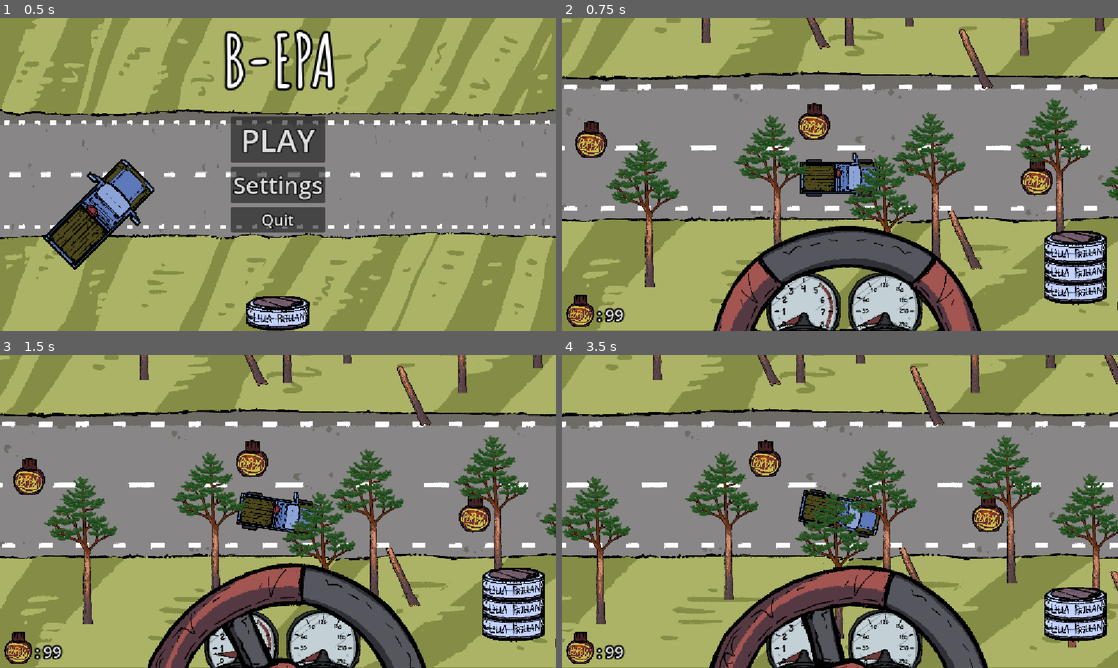
Above: before the commit, frames 1-4 (two rows, left to right).
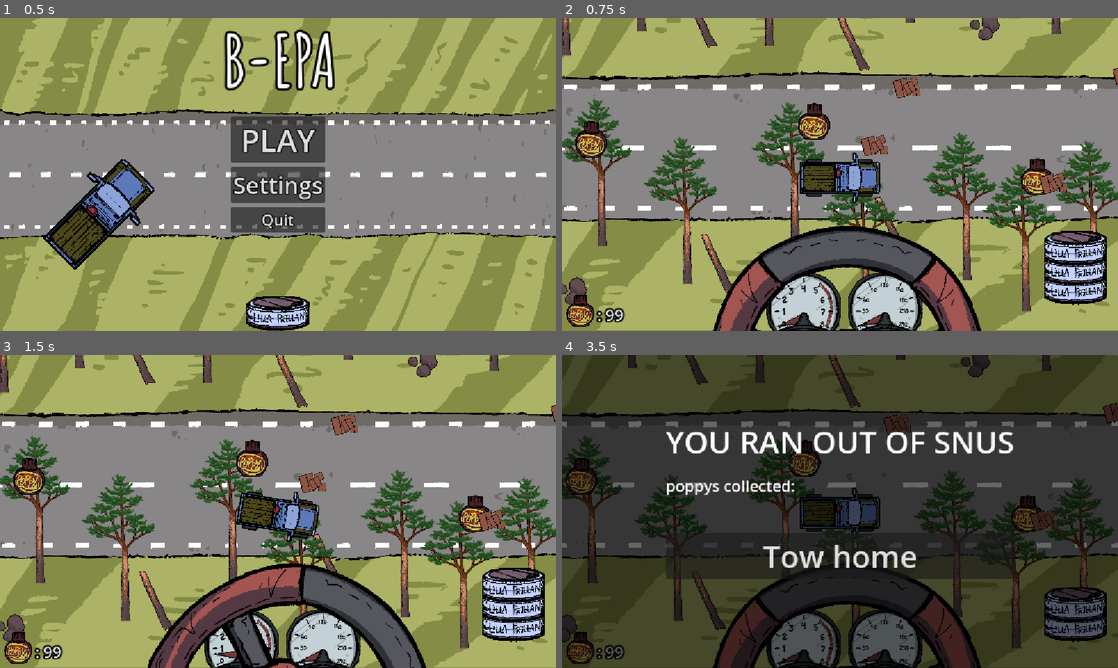
Above: after the commit, the same moments.

Repository: midenfors/project-epa
Game: Godot game, scene res://Scenes/UI/main_menu.tscn
Two runs of this game, one before a commit and one after it. Both use one fixed random seed, a clock stepped at 60 frames per second and the inputs below. The engine's default icon, where the game draws it, is replaced by a stand-in: a white triangle on a blue panel in a dark square.
Inputs:
- Up to frame 1 (0.5 s): no input
- Up to frame 2 (0.75 s): click "PLAY" at 0.5 s
- Up to frame 3 (1.5 s): tap Enter at 1.25 s; hold S (Turn Right) from 1.28 s (still down); hold Space (Boost) from 1.28 s (still down)
- Up to frame 4 (3.5 s): release S (Turn Right) at 2.03 s; release Space (Boost) at 2.03 s; hold W (Turn Left) 2.03-2.78 s; tap Shift (Break) at 2.1 s; hold S (Turn Right) from 2.78 s (still down); tap 0 at 2.85 s

Frame 1 is identical in both runs. In frame 2, 18% of the frame differs, in the area x 0-100%, y 0-94%; in frame 3, 18%; in frame 4, 95%, in the area x 0-100%, y 0-100%.

Commit message:
added forest and other obstacle functions

Diff:
--- /dev/null
+++ b/Scenes/forest.tscn
@@ -0,0 +1,132 @@
+[gd_scene format=3 uid="uid://bdcxmevnwt6k0"]
+
+[ext_resource type="PackedScene" uid="uid://cq7mavo41v6b6" path="res://Scenes/tree_trunk.tscn" id="1_t7h48"]
+[ext_resource type="PackedScene" uid="uid://oyg412rbjmdr" path="res://Scenes/standing_tree.tscn" id="2_8hnfc"]
+[ext_resource type="PackedScene" uid="uid://cnk2tarlghxj4" path="res://Scenes/stones.tscn" id="3_8hnfc"]
+
+[node name="Forest" type="Node2D" unique_id=222415836]
+
+[node name="Obstacle10" parent="." unique_id=372518061 instance=ExtResource("1_t7h48")]
+position = Vector2(1087, 345)
+
+[node name="Obstacle11" parent="." unique_id=1289382949 instance=ExtResource("1_t7h48")]
+position = Vector2(1713, 414)
+
+[node name="Obstacle12" parent="." unique_id=1111228892 instance=ExtResource("1_t7h48")]
+position = Vector2(2227, 305)
+
+[node name="Obstacle13" parent="." unique_id=264388380 instance=ExtResource("1_t7h48")]
+position = Vector2(635, -309)
+
+[node name="Obstacle14" parent="." unique_id=444014656 instance=ExtResource("1_t7h48")]
+position = Vector2(3325, -298)
+
+[node name="Obstacle15" parent="." unique_id=2109216269 instance=ExtResource("1_t7h48")]
+position = Vector2(1659, -313)
+
+[node name="Obstacle16" parent="." unique_id=1330132708 instance=ExtResource("1_t7h48")]
+position = Vector2(2111, -244)
+
+[node name="Standing_Tree" parent="." unique_id=556551997 instance=ExtResource("2_8hnfc")]
+position = Vector2(747, -229)
+
+[node name="Standing_Tree2" parent="." unique_id=1571813767 instance=ExtResource("2_8hnfc")]
+position = Vector2(924, -288)
+
+[node name="Standing_Tree3" parent="." unique_id=525823162 instance=ExtResource("2_8hnfc")]
+position = Vector2(1264, -202)
+
+[node name="Standing_Tree4" parent="." unique_id=1183126253 instance=ExtResource("2_8hnfc")]
+position = Vector2(1488, -275)
+
+[node name="Standing_Tree5" parent="." unique_id=861320933 instance=ExtResource("2_8hnfc")]
+position = Vector2(1866, -230)
+
+[node name="Standing_Tree6" parent="." unique_id=544937270 instance=ExtResource("2_8hnfc")]
+position = Vector2(2282, -299)
+
+[node name="Standing_Tree7" parent="." unique_id=720211816 instance=ExtResource("2_8hnfc")]
+position = Vector2(535, 411)
+
+[node name="Standing_Tree8" parent="." unique_id=601985887 instance=ExtResource("2_8hnfc")]
+position = Vector2(861, 528)
+
+[node name="Standing_Tree9" parent="." unique_id=1388536694 instance=ExtResource("2_8hnfc")]
+position = Vector2(1004, 401)
+
+[node name="Standing_Tree10" parent="." unique_id=8988662 instance=ExtResource("2_8hnfc")]
+position = Vector2(1371, 361)
+
+[node name="Standing_Tree11" parent="." unique_id=1033937597 instance=ExtResource("2_8hnfc")]
+position = Vector2(1624, 475)
+
+[node name="Standing_Tree12" parent="." unique_id=2062487555 instance=ExtResource("2_8hnfc")]
+position = Vector2(1943, 371)
+
+[node name="Standing_Tree13" parent="." unique_id=2076954390 instance=ExtResource("2_8hnfc")]
+position = Vector2(2152, 548)
+
+[node name="Standing_Tree14" parent="." unique_id=1029460498 instance=ExtResource("2_8hnfc")]
+position = Vector2(2451, 462)
+
+[node name="Standing_Tree15" parent="." unique_id=964854341 instance=ExtResource("2_8hnfc")]
+position = Vector2(172, -325)
+
+[node name="Standing_Tree16" parent="." unique_id=1947958251 instance=ExtResource("2_8hnfc")]
+position = Vector2(323, -239)
+
+[node name="Standing_Tree17" parent="." unique_id=1955571698 instance=ExtResource("2_8hnfc")]
+position = Vector2(156, 483)
+
+[node name="Standing_Tree18" parent="." unique_id=232231254 instance=ExtResource("2_8hnfc")]
+position = Vector2(2626, 555)
+
+[node name="Standing_Tree19" parent="." unique_id=530188675 instance=ExtResource("2_8hnfc")]
+position = Vector2(2827, 485)
+
+[node name="Standing_Tree20" parent="." unique_id=1735161396 instance=ExtResource("2_8hnfc")]
+position = Vector2(3309, 566)
+
+[node name="Standing_Tree21" parent="." unique_id=811759981 instance=ExtResource("2_8hnfc")]
+position = Vector2(3530, 488)
+
+[node name="Standing_Tree22" parent="." unique_id=1443774003 instance=ExtResource("2_8hnfc")]
+position = Vector2(2714, -265)
+
+[node name="Standing_Tree23" parent="." unique_id=1284717379 instance=ExtResource("2_8hnfc")]
+position = Vector2(2945, -245)
+
+[node name="Standing_Tree24" parent="." unique_id=1323014968 instance=ExtResource("2_8hnfc")]
+position = Vector2(3679, -368)
+
+[node name="Standing_Tree25" parent="." unique_id=668570487 instance=ExtResource("2_8hnfc")]
+position = Vector2(3845, -298)
+
+[node name="Obstacles" type="Node" parent="." unique_id=377840540]
+
+[node name="Obstacle" parent="." unique_id=603497099 instance=ExtResource("3_8hnfc")]
+position = Vector2(3064, -335)
+
+[node name="Obstacle2" parent="." unique_id=1457714335 instance=ExtResource("3_8hnfc")]
+position = Vector2(2001, -413)
+
+[node name="Obstacle3" parent="." unique_id=1605621756 instance=ExtResource("3_8hnfc")]
+position = Vector2(859, -230)
+
+[node name="Obstacle4" parent="." unique_id=1830980184 instance=ExtResource("3_8hnfc")]
+position = Vector2(424, -416)
+
+[node name="Obstacle5" parent="." unique_id=1290470958 instance=ExtResource("3_8hnfc")]
+position = Vector2(2502, -288)
+
+[node name="Obstacle6" parent="." unique_id=2010247398 instance=ExtResource("3_8hnfc")]
+position = Vector2(3082, 319)
+
+[node name="Obstacle7" parent="." unique_id=1245252111 instance=ExtResource("3_8hnfc")]
+position = Vector2(1280, 495)
+
+[node name="Obstacle8" parent="." unique_id=812711556 instance=ExtResource("3_8hnfc")]
+position = Vector2(334, 409)
+
+[node name="Obstacle9" parent="." unique_id=710672861 instance=ExtResource("3_8hnfc")]
+position = Vector2(3717, -299)
--- a/Scenes/large_box.tscn
+++ b/Scenes/large_box.tscn
@@ -2,11 +2,14 @@
 
 [ext_resource type="Script" uid="uid://wfgps0lb6vvr" path="res://Scripts/obstacle.gd" id="1_r0kin"]
 [ext_resource type="Texture2D" uid="uid://socrblkqqltj" path="res://Assets/Art/Box 3.png" id="2_r0kin"]
+[ext_resource type="Texture2D" uid="uid://c8ug7r1tlqmvx" path="res://Assets/Art/Box 1.png" id="3_vdbs4"]
+[ext_resource type="Texture2D" uid="uid://bvck4vj8qod56" path="res://Assets/Art/Box 2.png" id="4_1eepy"]
 
 [sub_resource type="RectangleShape2D" id="RectangleShape2D_vm6d2"]
-size = Vector2(240, 206)
+size = Vector2(458.82355, 263)
 
 [node name="Obstacle" type="Area2D" unique_id=372518061]
+rotation = -0.24783675
 script = ExtResource("1_r0kin")
 speed_reduce = 150
 
@@ -15,7 +18,24 @@
 texture = ExtResource("2_r0kin")
 
 [node name="CollisionShape2D" type="CollisionShape2D" parent="." unique_id=845757294]
+position = Vector2(15.000002, 7.125)
 scale = Vector2(0.17, 0.25)
 shape = SubResource("RectangleShape2D_vm6d2")
 
+[node name="Sprite2D2" type="Sprite2D" parent="." unique_id=728454743]
+position = Vector2(40, 23)
+rotation = 0.23212878
+texture = ExtResource("3_vdbs4")
+
+[node name="Sprite2D3" type="Sprite2D" parent="." unique_id=1991130605]
+position = Vector2(39.000004, -9)
+rotation = -0.116937056
+texture = ExtResource("4_1eepy")
+
+[node name="Sprite2D4" type="Sprite2D" parent="." unique_id=1239541233]
+position = Vector2(24, 6)
+rotation = -0.23212878
+scale = Vector2(1.3, 1.3)
+texture = ExtResource("3_vdbs4")
+
 [connection signal="body_entered" from="." to="." method="_on_body_entered"]
--- a/Scenes/road.tscn
+++ b/Scenes/road.tscn
@@ -1,9 +1,8 @@
 [gd_scene format=3 uid="uid://ck05dpn6rx62v"]
 
 [ext_resource type="Texture2D" uid="uid://dggjygmr5n17p" path="res://Assets/Art/Background1.png" id="1_b51y2"]
+[ext_resource type="Script" uid="uid://cvo873naisqw2" path="res://Scripts/road.gd" id="1_w872l"]
 [ext_resource type="Script" uid="uid://r42874pyqe48" path="res://Scripts/grass_area.gd" id="2_w872l"]
-[ext_resource type="PackedScene" uid="uid://cq7mavo41v6b6" path="res://Scenes/tree_trunk.tscn" id="2_wtjdh"]
-[ext_resource type="PackedScene" uid="uid://oyg412rbjmdr" path="res://Scenes/standing_tree.tscn" id="4_80q1u"]
 [ext_resource type="Script" uid="uid://dglgdnvibcxqn" path="res://Scripts/spawner.gd" id="5_80q1u"]
 
 [sub_resource type="RectangleShape2D" id="RectangleShape2D_w872l"]
@@ -11,6 +10,7 @@
 
 [node name="Road" type="Node2D" unique_id=1390165455]
 z_index = -1
+script = ExtResource("1_w872l")
 
 [node name="Background1" type="Sprite2D" parent="." unique_id=354325644]
 z_index = -1
@@ -29,111 +29,13 @@
 position = Vector2(4, 442)
 shape = SubResource("RectangleShape2D_w872l")
 
-[node name="Obstacles" type="Node" parent="." unique_id=1533878863]
-
-[node name="Obstacle6" parent="Obstacles" unique_id=1168195045 instance=ExtResource("2_wtjdh")]
-position = Vector2(1087, 345)
-
-[node name="Obstacle7" parent="Obstacles" unique_id=1543230491 instance=ExtResource("2_wtjdh")]
-position = Vector2(1713, 414)
-
-[node name="Obstacle8" parent="Obstacles" unique_id=876041721 instance=ExtResource("2_wtjdh")]
-position = Vector2(2227, 305)
-
-[node name="Obstacle2" parent="Obstacles" unique_id=1982681806 instance=ExtResource("2_wtjdh")]
-position = Vector2(635, -309)
-
-[node name="Obstacle3" parent="Obstacles" unique_id=2139430511 instance=ExtResource("2_wtjdh")]
-position = Vector2(1119, -191)
-
-[node name="Obstacle4" parent="Obstacles" unique_id=594615901 instance=ExtResource("2_wtjdh")]
-position = Vector2(1659, -313)
-
-[node name="Obstacle5" parent="Obstacles" unique_id=1842943117 instance=ExtResource("2_wtjdh")]
-position = Vector2(2111, -244)
-
-[node name="Standing_Tree" parent="Obstacles" unique_id=372518061 instance=ExtResource("4_80q1u")]
-position = Vector2(747, -229)
-
-[node name="Standing_Tree2" parent="Obstacles" unique_id=108858052 instance=ExtResource("4_80q1u")]
-position = Vector2(924, -288)
-
-[node name="Standing_Tree3" parent="Obstacles" unique_id=1679404047 instance=ExtResource("4_80q1u")]
-position = Vector2(1264, -202)
-
-[node name="Standing_Tree4" parent="Obstacles" unique_id=443072655 instance=ExtResource("4_80q1u")]
-position = Vector2(1488, -275)
-
-[node name="Standing_Tree5" parent="Obstacles" unique_id=944761375 instance=ExtResource("4_80q1u")]
-position = Vector2(1866, -230)
-
-[node name="Standing_Tree6" parent="Obstacles" unique_id=701601398 instance=ExtResource("4_80q1u")]
-position = Vector2(2282, -299)
-
-[node name="Standing_Tree7" parent="Obstacles" unique_id=1643574304 instance=ExtResource("4_80q1u")]
-position = Vector2(535, 411)
-
-[node name="Standing_Tree8" parent="Obstacles" unique_id=1580479054 instance=ExtResource("4_80q1u")]
-position = Vector2(861, 528)
-
-[node name="Standing_Tree9" parent="Obstacles" unique_id=1611813429 instance=ExtResource("4_80q1u")]
-position = Vector2(1004, 401)
-
-[node name="Standing_Tree10" parent="Obstacles" unique_id=758734186 instance=ExtResource("4_80q1u")]
-position = Vector2(1371, 361)
-
-[node name="Standing_Tree11" parent="Obstacles" unique_id=466251173 instance=ExtResource("4_80q1u")]
-position = Vector2(1624, 475)
-
-[node name="Standing_Tree12" parent="Obstacles" unique_id=1514708456 instance=ExtResource("4_80q1u")]
-position = Vector2(1943, 371)
-
-[node name="Standing_Tree13" parent="Obstacles" unique_id=1349991535 instance=ExtResource("4_80q1u")]
-position = Vector2(2152, 548)
-
-[node name="Standing_Tree14" parent="Obstacles" unique_id=1214899232 instance=ExtResource("4_80q1u")]
-position = Vector2(2451, 462)
-
-[node name="Standing_Tree15" parent="Obstacles" unique_id=1756922039 instance=ExtResource("4_80q1u")]
-position = Vector2(172, -325)
-
-[node name="Standing_Tree16" parent="Obstacles" unique_id=1492542593 instance=ExtResource("4_80q1u")]
-position = Vector2(323, -239)
-
-[node name="Standing_Tree17" parent="Obstacles" unique_id=375617930 instance=ExtResource("4_80q1u")]
-position = Vector2(156, 483)
-
-[node name="Standing_Tree18" parent="Obstacles" unique_id=329335390 instance=ExtResource("4_80q1u")]
-position = Vector2(2626, 555)
-
-[node name="Standing_Tree19" parent="Obstacles" unique_id=1037894516 instance=ExtResource("4_80q1u")]
-position = Vector2(2827, 485)
-
-[node name="Standing_Tree20" parent="Obstacles" unique_id=127007390 instance=ExtResource("4_80q1u")]
-position = Vector2(3309, 566)
-
-[node name="Standing_Tree21" parent="Obstacles" unique_id=878269922 instance=ExtResource("4_80q1u")]
-position = Vector2(3530, 488)
-
-[node name="Standing_Tree22" parent="Obstacles" unique_id=45692149 instance=ExtResource("4_80q1u")]
-position = Vector2(2714, -265)
-
-[node name="Standing_Tree23" parent="Obstacles" unique_id=2015174419 instance=ExtResource("4_80q1u")]
-position = Vector2(2945, -245)
-
-[node name="Standing_Tree24" parent="Obstacles" unique_id=1829218383 instance=ExtResource("4_80q1u")]
-position = Vector2(3679, -368)
-
-[node name="Standing_Tree25" parent="Obstacles" unique_id=334530587 instance=ExtResource("4_80q1u")]
-position = Vector2(3845, -298)
+[node name="Spawner" type="Node" parent="." unique_id=1963505092]
+script = ExtResource("5_80q1u")
 
 [node name="Position" type="Node" parent="." unique_id=563851728]
 
 [node name="End" type="Marker2D" parent="Position" unique_id=1702662950]
 position = Vector2(3960, 0)
 
-[node name="Spawner" type="Node" parent="." unique_id=1963505092]
-script = ExtResource("5_80q1u")
-
 [connection signal="body_entered" from="Background1/GrassArea" to="Background1/GrassArea" method="_on_body_entered"]
 [connection signal="body_exited" from="Background1/GrassArea" to="Background1/GrassArea" method="_on_body_exited"]
--- /dev/null
+++ b/Scenes/sign.tscn
@@ -0,0 +1,10 @@
+[gd_scene format=3 uid="uid://bxopj5xp5ho34"]
+
+[ext_resource type="Texture2D" uid="uid://c8awambstt2hx" path="res://Assets/Art/Warning Sign.png" id="2_hqvqy"]
+
+[node name="Sign" type="Area2D" unique_id=372518061]
+
+[node name="Sprite2D" type="Sprite2D" parent="." unique_id=439096254]
+texture = ExtResource("2_hqvqy")
+
+[connection signal="body_entered" from="." to="." method="_on_body_entered"]
--- /dev/null
+++ b/Scripts/road.gd
@@ -0,0 +1,9 @@
+extends Node2D
+
+var forest_scene = load("res://Scenes/forest.tscn")
+
+# Called when the node enters the scene tree for the first time.
+func _ready() -> void:
+	var forest = forest_scene.instantiate()
+	forest.position = position
+	add_child(forest)
--- a/Scripts/spawner.gd
+++ b/Scripts/spawner.gd
@@ -1,22 +1,22 @@
 extends Node
 
 var poppy_scene = load("res://Scenes/poppy.tscn")
-var obstacle_scenes = load("res://Scenes/box.tscn")
+var box_scene = load("res://Scenes/large_box.tscn")
 var rng = RandomNumberGenerator.new()
 var poppy_amount = 6
-var obstacle_amount = 20
-#floor(rng.randf()*(6-3)+4) * 108-540
+var box_amount = 8
 
 # Called when the node enters the scene tree for the first time.
 func _ready() -> void:
-	#poppy spawner
 	for i in range(poppy_amount):
 		var poppy = poppy_scene.instantiate()
 		poppy.position = Vector2(float(i) / poppy_amount * 3960, rng.randf_range(-100, 200)) + get_parent().position
 		add_child(poppy)
-	#obstacle spawner
-	for i in range(obstacle_amount):
-		var obstacle = obstacle_scenes.instantiate()
-		obstacle.position = Vector2(rng.randf()*3960, floor(rng.randf()*(9-0)+1) * 1080-540) + get_parent().position
-		add_child(obstacle)
-	#special spawner
+
+
+
+func box_terrain():
+	for i in range(box_amount):
+		var box = box_scene.instantiate()
+		box.position = Vector2(rng.randf()*3960, rng.randf_range(-150, 250)) + get_parent().position
+		add_child(box)
--- a/Scripts/world.gd
+++ b/Scripts/world.gd
@@ -1,9 +1,14 @@
 extends Node
 var road_scene = load("res://Scenes/road.tscn")
+var sign_scene = load("res://Scenes/sign.tscn")
 @onready var car : Car = $Car
 @onready var hud = $CanvasLayer/HUD
+
 var current_roads = {}
 var key = 0
+var roads_past = 0
+
+var milestones = [1, 2, 3, 4, 5]
 
 @onready var camera = $Camera2D
 
@@ -43,6 +48,13 @@
 		key = key - 1
 	find_child("RoadCaller").position = road_parent.position
 	road_parent.position = road.position + road.find_child("End").position
+	roads_past = roads_past + 1
+	for i in milestones:
+		if roads_past == i:
+			var sign = sign_scene.instantiate()
+			sign.position = road.position
+			add_child(sign)
+			road.find_child("Spawner").box_terrain()
 
 
 func _on_area_2d_body_exited(_body: Node2D) -> void:
Not shown, added: Scripts/road.gd.uid
